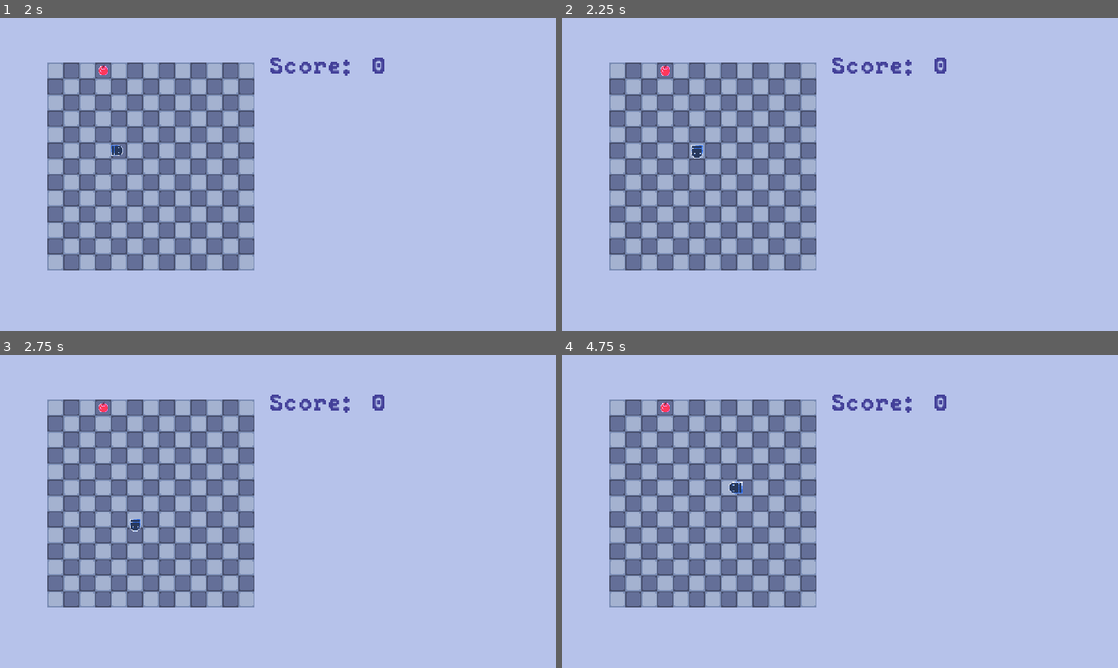
Above: before the commit, frames 1-4 (two rows, left to right).
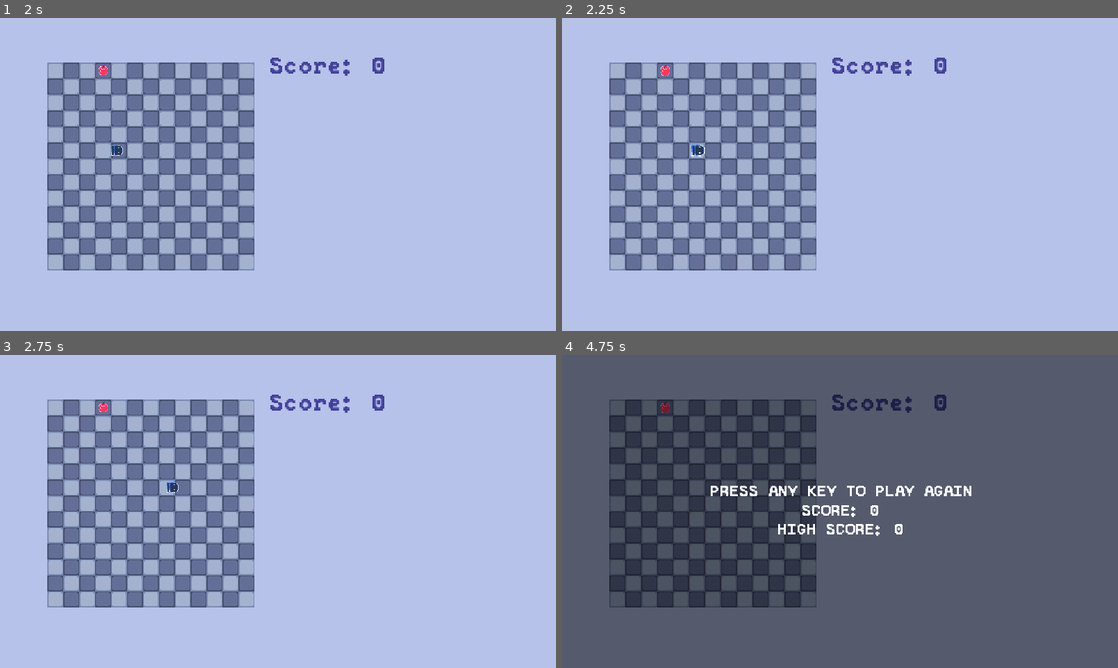
Above: after the commit, the same moments.

Repository: JustKwa/Snak-e
Game: Godot game, scene res://Scenes/main_menu.tscn
Same seed, same stepped clock (60 frames per second), same inputs: the game is played once before the commit and once after it.
Inputs:
- Up to frame 1 (2 s): click "Start game" at 0.5 s; tap Enter at 1.25 s; hold Right (ui_right) from 1.28 s (still down)
- Up to frame 2 (2.25 s): release Right (ui_right) at 2.03 s; hold Down (ui_down) from 2.03 s (still down)
- Up to frame 3 (2.75 s): keep holding Down (ui_down)
- Up to frame 4 (4.75 s): release Down (ui_down) at 2.78 s; hold Right (ui_right) 2.78-3.53 s; hold Up (ui_up) 3.53-4.28 s; hold Left (ui_left) from 4.28 s (still down)

Frame 1 is identical in both runs. In frame 2, less than 0.1% of the frame differs, in the area x 23-26%, y 40-45%; in frame 3, 0.1%; in frame 4, 100%, in the area x 0-100%, y 0-100%.
Error after the commit: Parse Error: At "is_key_pressed()" call, argument 1. The passed argument's type (String) doesn't match the function's expected argument type (int). (res://Scri…

Commit message:
WIP new shoot mechanic

Diff:
--- a/Scenes/level.tscn
+++ b/Scenes/level.tscn
@@ -147,6 +147,50 @@
 "values": [ false ]
 }
 
+[sub_resource type="Animation" id=10]
+resource_name = "eat_hold"
+length = 0.5
+tracks/0/type = "value"
+tracks/0/path = NodePath("CanonHead:scale")
+tracks/0/interp = 1
+tracks/0/loop_wrap = true
+tracks/0/imported = false
+tracks/0/enabled = true
+tracks/0/keys = {
+"times": PoolRealArray( 0, 0.1, 0.2, 0.3 ),
+"transitions": PoolRealArray( 1, 1, 1, 1 ),
+"update": 0,
+"values": [ Vector2( 1, 1 ), Vector2( 1, 0.8 ), Vector2( 1, 1.2 ), Vector2( 1, 1 ) ]
+}
+tracks/1/type = "method"
+tracks/1/path = NodePath("AnimationPlayer")
+tracks/1/interp = 1
+tracks/1/loop_wrap = true
+tracks/1/imported = false
+tracks/1/enabled = true
+tracks/1/keys = {
+"times": PoolRealArray( 0.3 ),
+"transitions": PoolRealArray( 1 ),
+"values": [ {
+"args": [ "moving", -1, 1.0, false ],
+"method": "play"
+} ]
+}
+tracks/2/type = "method"
+tracks/2/path = NodePath("AnimationPlayer2")
+tracks/2/interp = 1
+tracks/2/loop_wrap = true
+tracks/2/imported = false
+tracks/2/enabled = true
+tracks/2/keys = {
+"times": PoolRealArray( 0.3 ),
+"transitions": PoolRealArray( 1 ),
+"values": [ {
+"args": [ "hold_food", -1, 1.0, false ],
+"method": "play"
+} ]
+}
+
 [sub_resource type="Animation" id=2]
 resource_name = "eat_shoot"
 length = 0.5
@@ -267,6 +311,32 @@
 } ]
 }
 
+[sub_resource type="Animation" id=9]
+resource_name = "hold_food"
+length = 4.1
+tracks/0/type = "value"
+tracks/0/path = NodePath("CanonHead:modulate")
+tracks/0/interp = 1
+tracks/0/loop_wrap = true
+tracks/0/imported = false
+tracks/0/enabled = true
+tracks/0/keys = {
+"times": PoolRealArray( 0, 4, 4.1 ),
+"transitions": PoolRealArray( 1, 1, 1 ),
+"update": 0,
+"values": [ Color( 1, 1, 1, 1 ), Color( 0.615686, 0.294118, 0.294118, 1 ), Color( 1, 1, 1, 1 ) ]
+}
+tracks/1/type = "animation"
+tracks/1/path = NodePath("AnimationPlayer")
+tracks/1/interp = 1
+tracks/1/loop_wrap = true
+tracks/1/imported = false
+tracks/1/enabled = true
+tracks/1/keys = {
+"clips": PoolStringArray( "eat_shoot" ),
+"times": PoolRealArray( 4 )
+}
+
 [sub_resource type="DynamicFont" id=5]
 font_data = ExtResource( 9 )
 
@@ -337,12 +407,16 @@
 "_edit_group_": true
 }
 
+[node name="Timer" type="Timer" parent="snake"]
+wait_time = 4.0
+
 [node name="head" type="Area2D" parent="snake"]
 rotation = 3.14159
 z_index = 1
 script = ExtResource( 1 )
 
 [node name="CanonHead" type="Sprite" parent="snake/head"]
+scale = Vector2( 1, 0.8 )
 z_index = 3
 texture = ExtResource( 2 )
 
@@ -358,9 +432,13 @@
 [node name="AnimationPlayer" type="AnimationPlayer" parent="snake/head"]
 autoplay = "spawn"
 anims/death = SubResource( 7 )
+anims/eat_hold = SubResource( 10 )
 anims/eat_shoot = SubResource( 2 )
 anims/moving = SubResource( 6 )
 anims/spawn = SubResource( 8 )
+
+[node name="AnimationPlayer2" type="AnimationPlayer" parent="snake/head"]
+anims/hold_food = SubResource( 9 )
 
 [node name="score_board" type="Control" parent="."]
 modulate = Color( 0.266667, 0.254902, 0.603922, 1 )
--- a/Scripts/snake_controller.gd
+++ b/Scripts/snake_controller.gd
@@ -59,4 +59,9 @@
 
 
 func food_eaten():
-	animation_player.play("eat_shoot")
+	animation_player.play("eat_hold")
+
+
+func _input(event):
+	if event is Input.is_key_pressed('space'):
+		return true
Not shown: 1 places in Scenes/level.tscn that only renumber resources
